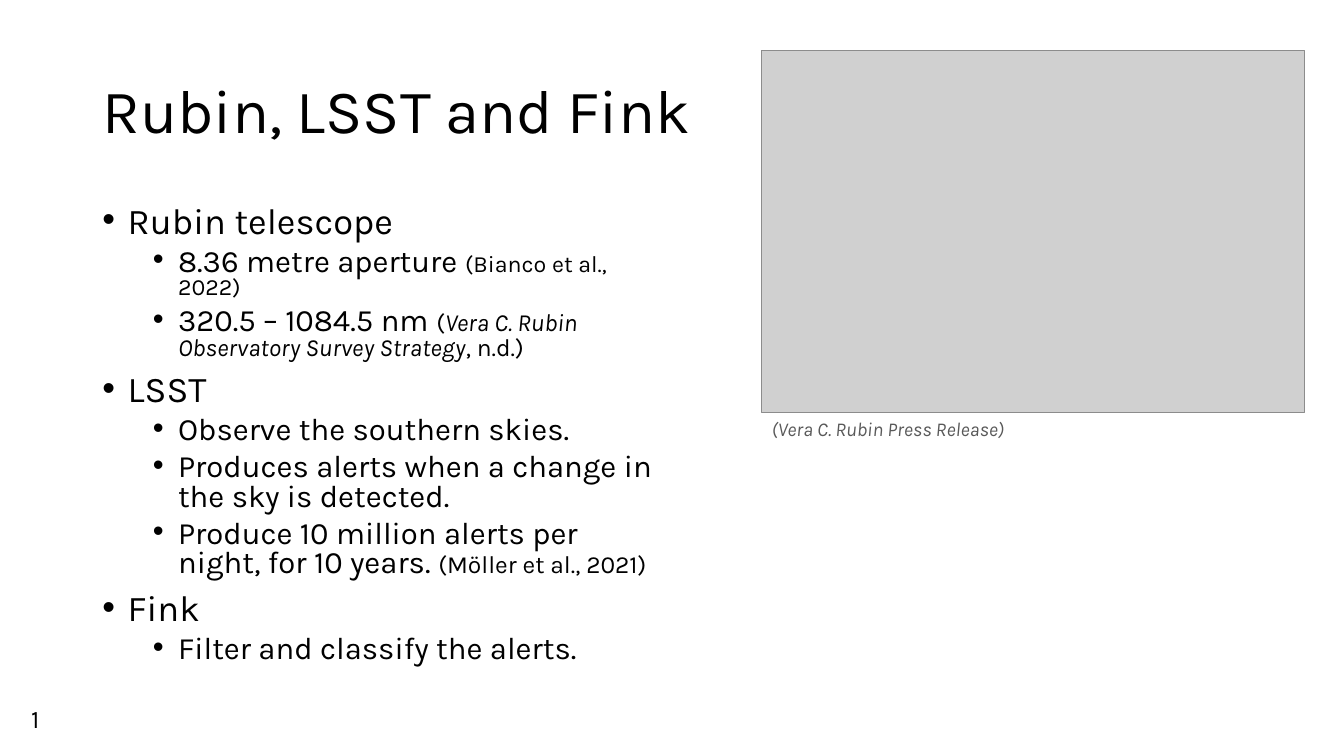
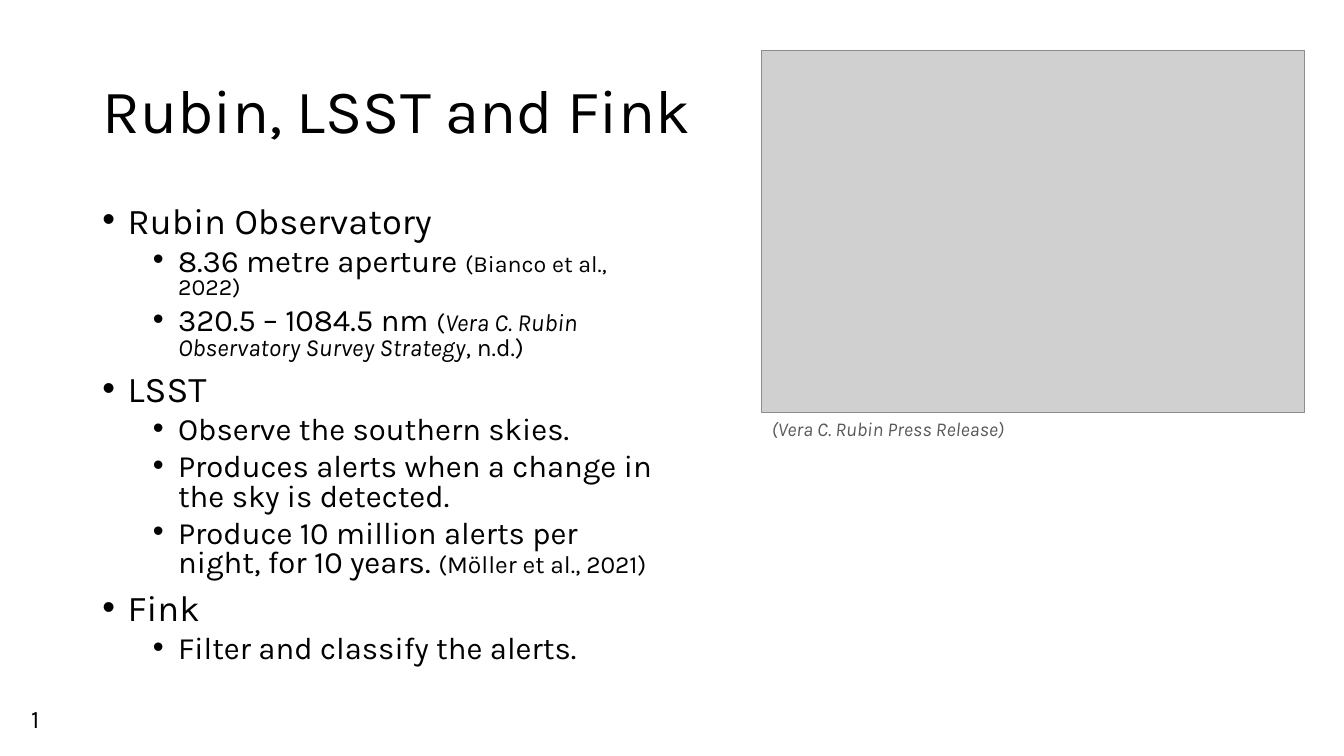
Before and after one commit to Webd0g/Honours_Project, a slide deck: slide 2 of Oral_presentation/Oral_Presentation.pptx. Drawn at 1344x756 pixels with LibreOffice and Linux fonts; fonts in the diff are those of the drawing; grey boxes stand for pictures; background and template pictures are left out. Boxes give left, top, right and bottom in pixels: in the first picture for what was removed or moved away, otherwise in the second. Text is boxed around its words. In the diff, an @@ line names an element or a change of style, - is before the commit and + after.

```diff
--- a/Oral_presentation/Oral_Presentation.pptx
+++ b/Oral_presentation/Oral_Presentation.pptx
@@ text at [128,209,432,243]: text changed @@
-• Rubin telescope
+• Rubin Observatory
```
Also in this commit, not shown: 3 other slides changed, 10 other files.
